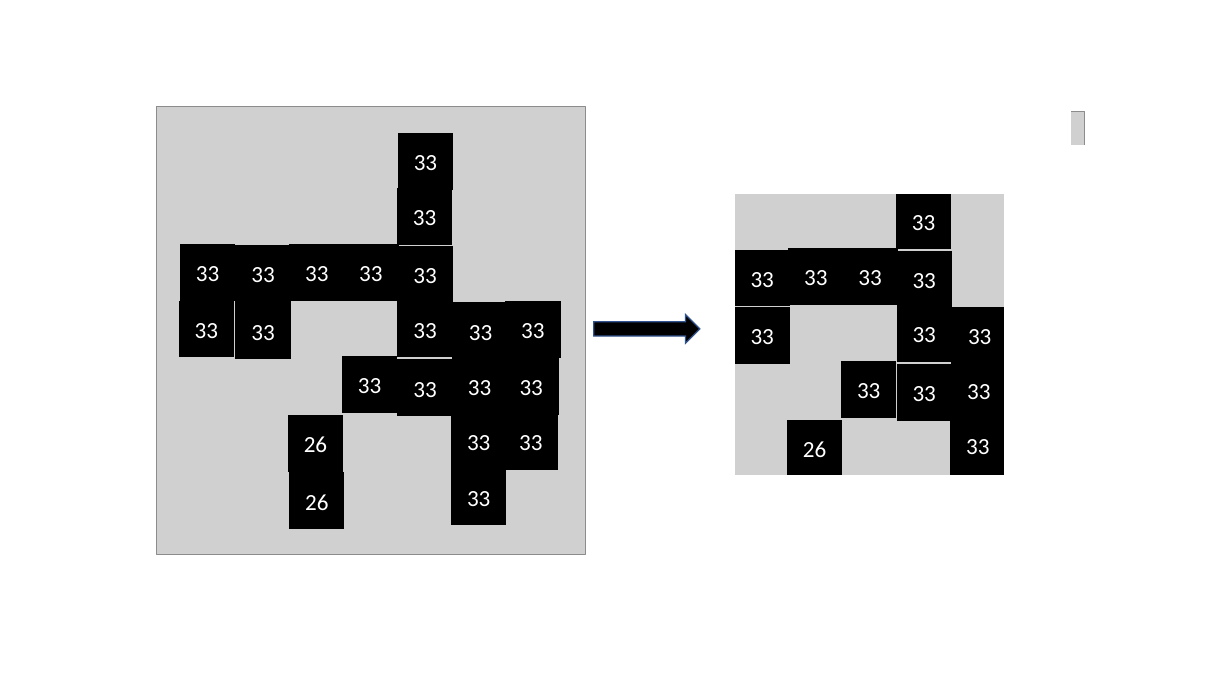
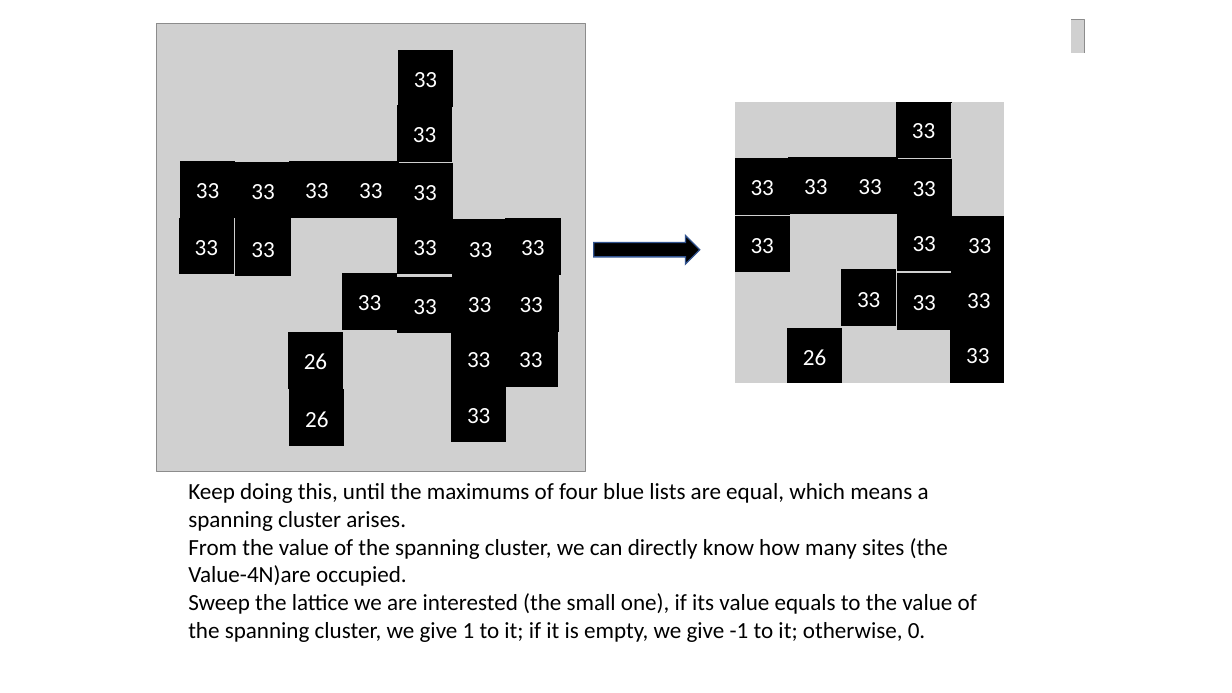
Before and after one commit to TianyuDai/PHY566-Project2-Group1, a slide deck: slide 5 of Percolation.pptx. Drawn at 1232x693 pixels with LibreOffice and Linux fonts; fonts in the diff are those of the drawing; grey boxes stand for pictures. Boxes give left, top, right and bottom in pixels: in the first picture for what was removed or moved away, otherwise in the second. Text is boxed around its words. In the diff, an @@ line names an element or a change of style, - is before the commit and + after.

```diff
--- a/Percolation.pptx
+++ b/Percolation.pptx
@@ 6 rectangles, 1 right arrow: place and size @@
-6 rectangles, 1 right arrow at (180, 133, 701, 469)
+6 rectangles, 1 right arrow at (180, 51, 701, 386)
@@ 23 rectangles, 1 picture: place and size @@
-23 rectangles, 1 picture at (602, 60, 1138, 609)
+23 rectangles, 1 picture at (602, 0, 1138, 518)
@@ 15 rectangles, 1 picture: place and size @@
-15 rectangles, 1 picture at (157, 107, 586, 555)
+15 rectangles, 1 picture at (157, 24, 586, 472)
@@ text added at (188, 483, 977, 642), 18 pt, text #000000 @@
+Keep doing this, until the maximums of four blue lists are equal, which means a spanning cluster arises.
+From the value of the spanning cluster, we can directly know how many sites (the Value-4N)are occupied.
+Sweep the lattice we are interested (the small one), if its value equals to the value of the spanning cluster, we give 1 to it; if it is empty, we give -1 to it; otherwise, 0.
```
Also in this commit, not shown: 2 other slides changed, 1 slide added, 1 slide removed.
